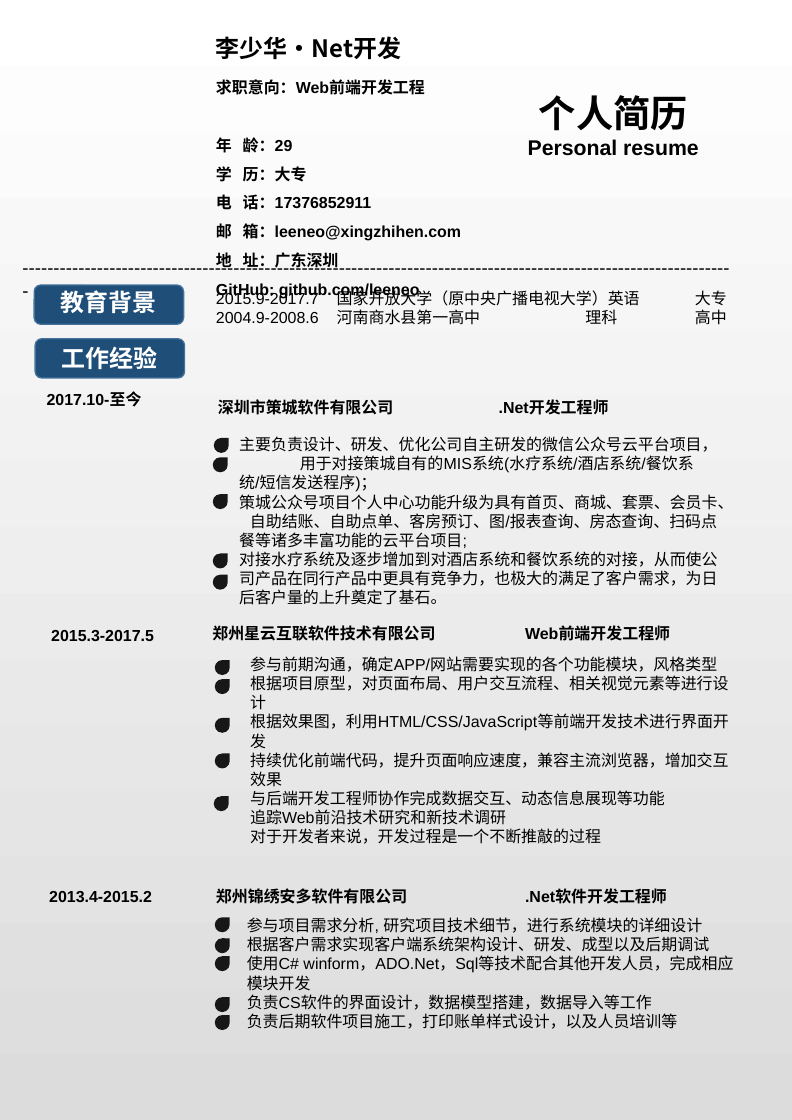
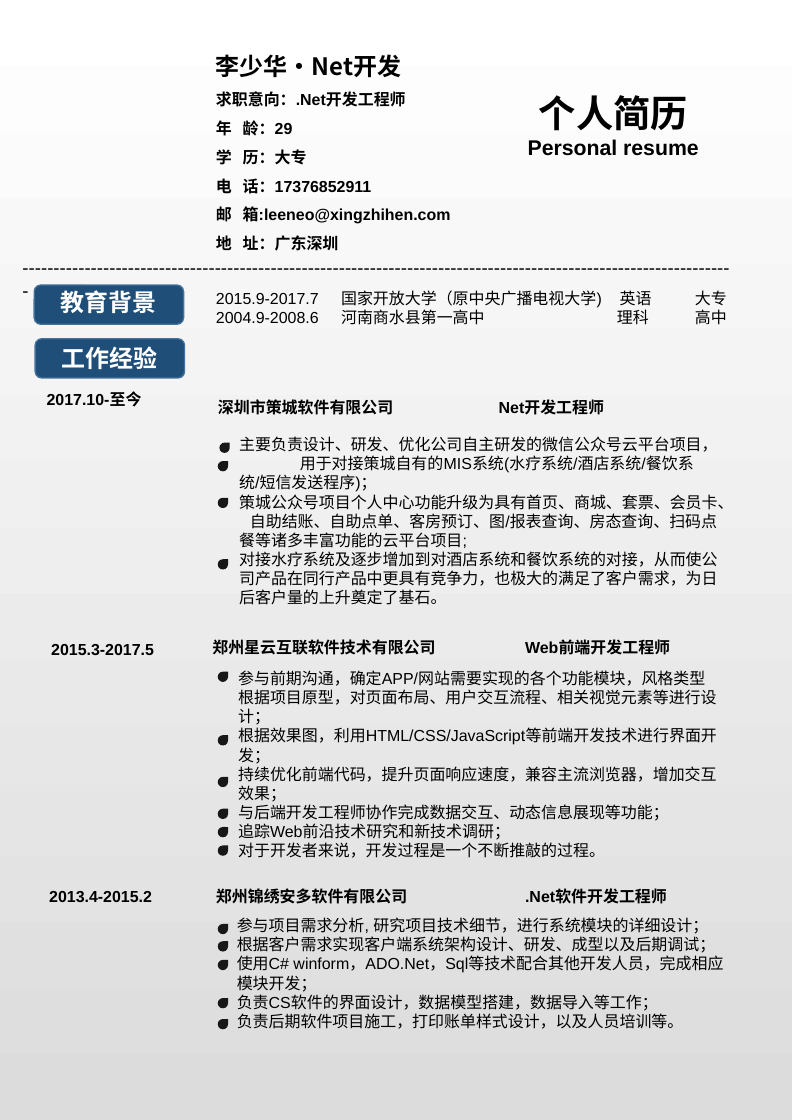
Before and after one commit to leeneo/others, a slide deck: slide 1 of files/个人简历.pptx. Drawn at 792x1120 pixels with LibreOffice and Linux fonts; fonts in the diff are those of the drawing. Boxes give left, top, right and bottom in pixels: in the first picture for what was removed or moved away, otherwise in the second. Text is boxed around its words. In the diff, an @@ line names an element or a change of style, - is before the commit and + after.

```diff
--- a/files/个人简历.pptx
+++ b/files/个人简历.pptx
@@ text "李少华·Net开发": place and size @@
-text "李少华·Net开发" at (216, 36, 401, 59)
+text "李少华·Net开发" at (216, 54, 401, 77)
@@ text "求职意向：.Net开发工程师": place and size @@
-text "求职意向：.Net开发工程师" at (216, 79, 461, 299)
+text "求职意向：.Net开发工程师" at (216, 91, 451, 251)
@@ text at (216, 91, 406, 107): text changed @@
-求职意向：Web前端开发工程
+求职意向：.Net开发工程师
@@ text at (216, 204, 451, 225): text changed @@
-邮 箱：leeneo@xingzhihen.com
+邮 箱:leeneo@xingzhihen.com
@@ text at (216, 290, 727, 308): text changed @@
-2015.9-2017.7 国家开放大学（原中央广播电视大学）英语 大专
+2015.9-2017.7 国家开放大学（原中央广播电视大学) 英语 大专
@@ text at (216, 283, 420, 299): paragraph removed @@
-GitHub: github.com/leeneo
@@ text at (218, 399, 604, 415): text changed @@
-深圳市策城软件有限公司 .Net开发工程师
+深圳市策城软件有限公司 Net开发工程师
@@ teardrop: place and size @@
-teardrop at (214, 438, 229, 453)
+teardrop at (219, 442, 230, 453)
@@ teardrop: place and size @@
-teardrop at (213, 457, 228, 472)
+teardrop at (217, 461, 228, 471)
@@ teardrop: place and size @@
-teardrop at (213, 494, 228, 509)
+teardrop at (217, 498, 228, 509)
@@ teardrop: place and size @@
-teardrop at (213, 554, 228, 569)
+teardrop at (217, 559, 228, 570)
@@ teardrop removed at (213, 575, 228, 590) @@
@@ text "郑州星云互联软件技术有限公司 Web前端开发工程师": place and size @@
-text "郑州星云互联软件技术有限公司 Web前端开发工程师" at (212, 625, 670, 643)
+text "郑州星云互联软件技术有限公司 Web前端开发工程师" at (212, 639, 670, 657)
@@ text "2015.3-2017.5": place and size @@
-text "2015.3-2017.5" at (51, 630, 154, 641)
+text "2015.3-2017.5" at (51, 644, 154, 655)
@@ teardrop: place and size @@
-teardrop at (215, 660, 230, 675)
+teardrop at (217, 671, 228, 682)
@@ text "参与前期沟通，确定APP/网站需要实现的各个功能模块，风格类型": place and size @@
-text "参与前期沟通，确定APP/网站需要实现的各个功能模块，风格类型" at (250, 656, 729, 844)
+text "参与前期沟通，确定APP/网站需要实现的各个功能模块，风格类型" at (238, 670, 717, 858)
@@ text at (238, 689, 717, 858): text changed @@
-根据项目原型，对页面布局、用户交互流程、相关视觉元素等进行设计
-根据效果图，利用HTML/CSS/JavaScript等前端开发技术进行界面开发
-持续优化前端代码，提升页面响应速度，兼容主流浏览器，增加交互效果
-与后端开发工程师协作完成数据交互、动态信息展现等功能
-追踪Web前沿技术研究和新技术调研
-对于开发者来说，开发过程是一个不断推敲的过程
+根据项目原型，对页面布局、用户交互流程、相关视觉元素等进行设计；
+根据效果图，利用HTML/CSS/JavaScript等前端开发技术进行界面开发；
+持续优化前端代码，提升页面响应速度，兼容主流浏览器，增加交互效果；
+与后端开发工程师协作完成数据交互、动态信息展现等功能；
+追踪Web前沿技术研究和新技术调研；
+对于开发者来说，开发过程是一个不断推敲的过程。
@@ teardrop: place and size @@
-teardrop at (215, 717, 230, 733)
+teardrop at (217, 735, 228, 745)
@@ teardrop: place and size @@
-teardrop at (215, 754, 230, 769)
+teardrop at (217, 777, 228, 787)
@@ teardrop: place and size @@
-teardrop at (214, 796, 229, 811)
+teardrop at (217, 808, 228, 819)
@@ teardrop: place and size @@
-teardrop at (215, 679, 230, 694)
+teardrop at (217, 826, 228, 837)
@@ teardrop added at (217, 846, 228, 856), fill #181717 @@
@@ teardrop: place and size @@
-teardrop at (215, 917, 230, 933)
+teardrop at (217, 924, 228, 935)
@@ text at (237, 917, 723, 1029): text changed @@
-参与项目需求分析, 研究项目技术细节，进行系统模块的详细设计
-根据客户需求实现客户端系统架构设计、研发、成型以及后期调试
-使用C# winform，ADO.Net，Sql等技术配合其他开发人员，完成相应模块开发
-负责CS软件的界面设计，数据模型搭建，数据导入等工作
-负责后期软件项目施工，打印账单样式设计，以及人员培训等
+参与项目需求分析, 研究项目技术细节，进行系统模块的详细设计；
+根据客户需求实现客户端系统架构设计、研发、成型以及后期调试；
+使用C# winform，ADO.Net，Sql等技术配合其他开发人员，完成相应模块开发；
+负责CS软件的界面设计，数据模型搭建，数据导入等工作；
+负责后期软件项目施工，打印账单样式设计，以及人员培训等。
@@ teardrop: place and size @@
-teardrop at (215, 956, 230, 971)
+teardrop at (217, 960, 228, 970)
@@ teardrop: place and size @@
-teardrop at (215, 997, 230, 1012)
+teardrop at (217, 998, 228, 1008)
@@ teardrop: place and size @@
-teardrop at (215, 1015, 230, 1030)
+teardrop at (217, 1019, 228, 1030)
```
Also in this commit, not shown: 1 other slide changed, 1 slide added, 1 slide removed, 1 other file.
